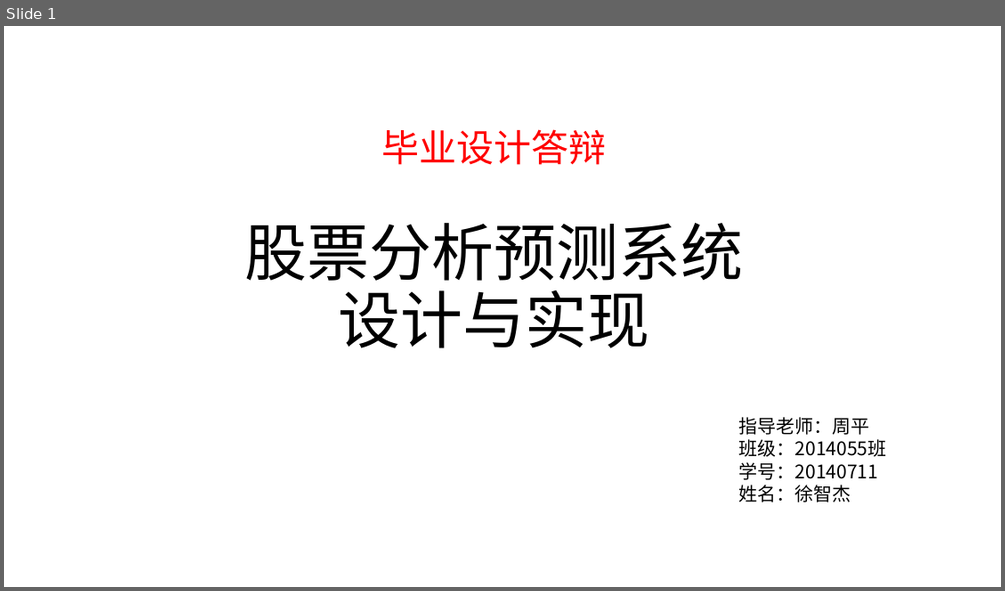
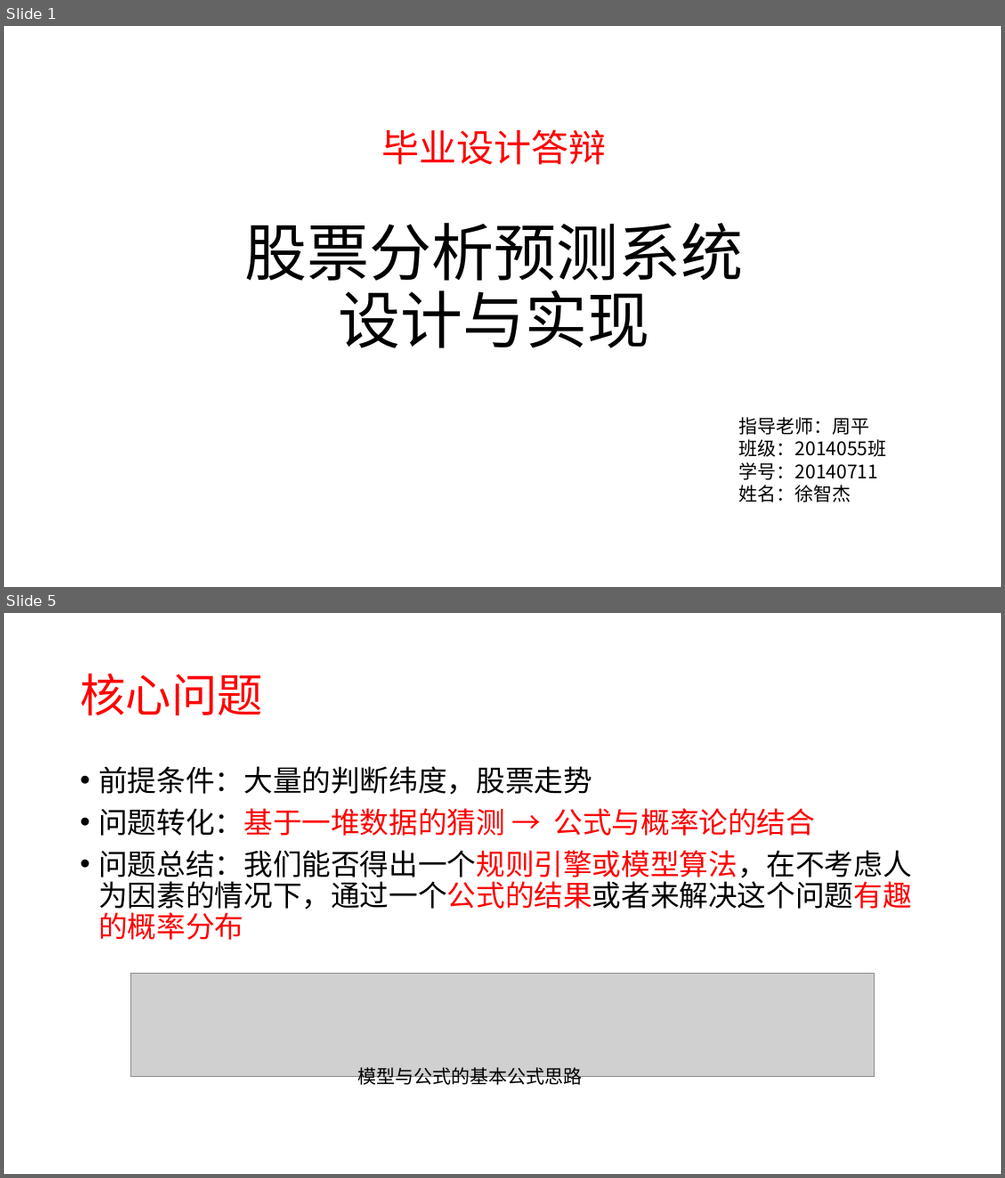
Before and after one commit to xuzj157/StockSyn, a slide deck: doc/股票分析预测系统.pptx. Shown one above the other, each under a label of ours: slide 1 before the commit, slides 1 and 5 after it; the slides between them are not shown. The pictures are 1005x591 and 1005x1178 pixels, drawn with LibreOffice and Linux fonts; fonts in the diff are those of the drawing; grey boxes stand for pictures. Boxes give left, top, right and bottom in pixels: in the first picture for what was removed or moved away, otherwise in the second. Text is boxed around its words. In the diff, an @@ line names an element or a change of style, - is before the commit and + after.

```diff
--- a/doc/股票分析预测系统.pptx
+++ b/doc/股票分析预测系统.pptx
@@ slide 5 added at (4, 613, 1001, 1174), background #FFFFFF @@
@@ title added at (80, 674, 262, 715), 44 pt, text #FF0000 @@
+核心问题
@@ text added at (98, 766, 911, 940), 28 pt, text #000000 @@
+• 前提条件：大量的判断纬度，股票走势
+• 问题转化：基于一堆数据的猜测 → 公式与概率论的结合
+• 问题总结：我们能否得出一个规则引擎或模型算法，在不考虑人为因素的情况下，通过一个公式的结果或者来解决这个问题有趣的概率分布
@@ picture added at (131, 973, 874, 1076) @@
@@ text added at (358, 1067, 582, 1087), 18 pt, text #000000 @@
+模型与公式的基本公式思路
```
Also in this commit, not shown: 2 slides changed, 5 other slides added, 7 other files.
